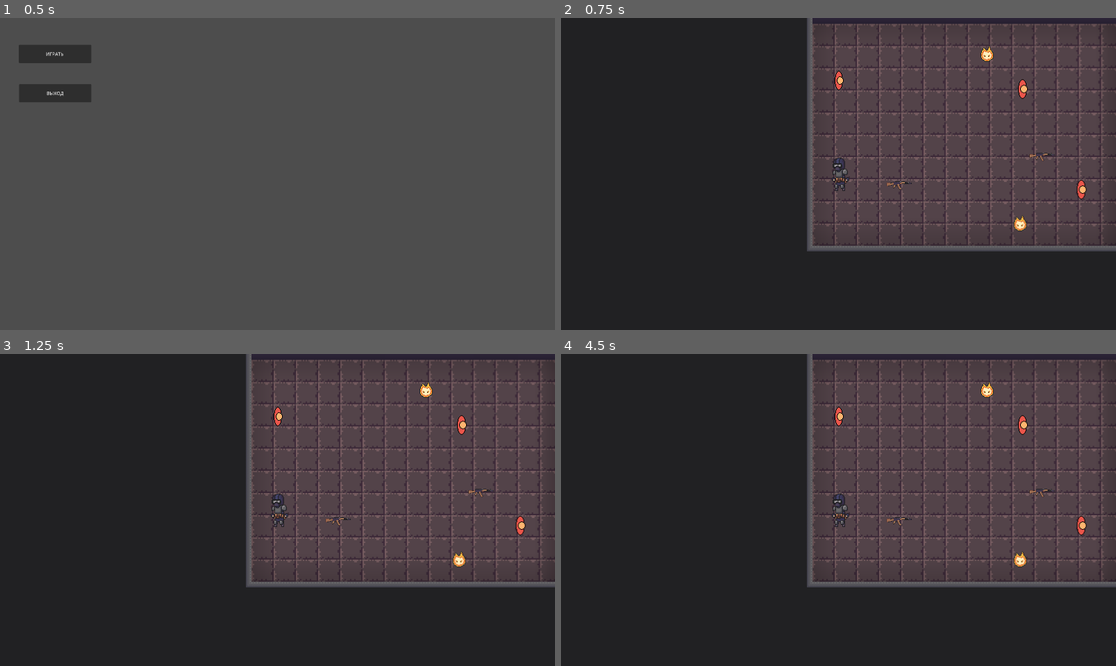
Above: before the commit, frames 1-4 (two rows, left to right).
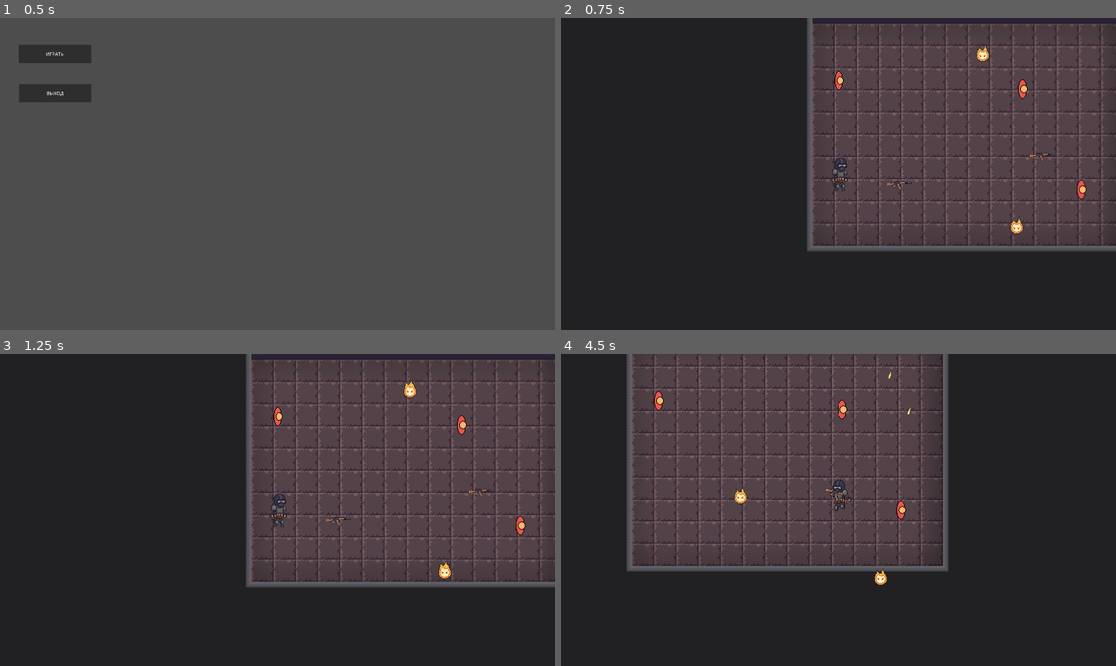
Above: after the commit, the same moments.

Repository: JaRiex11/thegame
Game: Godot game, scene res://scenes/MainMenu.tscn
Two runs of this game, one before a commit and one after it. Both use one fixed random seed, a clock stepped at 60 frames per second and the inputs below.
Inputs (mouse positions are in pixels of both pictures, inside the frame that each line leads up to):
- Up to frame 1 (0.5 s): no input
- Up to frame 2 (0.75 s): click "ИГРАТЬ" at 0.5 s
- Up to frame 3 (1.25 s): no input
- Up to frame 4 (4.5 s): move the mouse to (960, 494) at 1.27 s; press the mouse at (960, 494) at 1.28 s; hold D (right) 1.28-2.03 s; tap Space (jump) at 1.52, 2.27, 3.77 s; move the mouse to (727, 525) at 2.02 s; release the mouse at (727, 525) at 2.03 s; hold S (down) 2.03-2.78 s; click (727, 525) at 2.1 s; move the mouse to (894, 441) at 2.77 s; press the mouse at (894, 441) at 2.78 s; hold D (right) 2.78-3.53 s; move the mouse to (810, 572) at 3.52 s; release the mouse at (810, 572) at 3.53 s; hold W (up) 3.53-4.28 s; click (810, 572) at 3.6 s; move the mouse to (1005, 556) at 4.27 s; press the mouse at (1005, 556) at 4.28 s; hold A (left) from 4.28 s (still down)

Frame 1 is identical in both runs. In frame 2, 0.4% of the frame differs, in the area x 48-84%, y 8-70%; in frame 3, 0.5%; in frame 4, 51%, in the area x 11-100%, y 0-75%.
Error before the commit: Parse Error: Identifier "animation_player" not declared in the current scope. (res://scenes/based_scenes/unit.gd:48)

Commit message:
Мелкие баг-фиксы

Diff:
--- a/main_character.gd
+++ b/main_character.gd
@@ -5,7 +5,7 @@
 
 const Weapon = preload("res://scenes/based_scenes/weapon.gd")
 
-@export var SPEED = 400.0
+@export var SPEED := 400.0
 @export var max_health: int = 100
 
 # Переменная для хранения текущего направления (пригодится для idle)
@@ -22,9 +22,6 @@
 		$PlayerHurtbox.body_entered.connect(_on_body_entered_enemy_body)
 
 func _physics_process(delta):
-	#var mouse_pos = get_global_mouse_position()
-	#var look_dir = (mouse_pos - global_position).normalized()
-	#rotation = look_dir.angle()
 
 	var move_dir = Input.get_vector("left", "right", "up", "down")
 	velocity = move_dir * SPEED
--- a/scenes/MainCharacter.tscn
+++ b/scenes/MainCharacter.tscn
@@ -175,8 +175,6 @@
 [node name="MainCharacter" type="CharacterBody2D" groups=["player"]]
 collision_mask = 11
 script = ExtResource("1_ghikb")
-SPEED = null
-max_health = null
 
 [node name="CollisionShape2D2" type="CollisionShape2D" parent="."]
 position = Vector2(1, 0)
--- a/scenes/Tutorial.tscn
+++ b/scenes/Tutorial.tscn
@@ -53,6 +53,8 @@
 texture_filter = 1
 texture_repeat = 1
 position = Vector2(-309, 305)
+SPEED = 400.0
+max_health = 100
 
 [node name="PauseMenu" parent="." instance=ExtResource("4_u5f0c")]
 visible = false
--- a/scenes/based_scenes/enemy_ai.gd
+++ b/scenes/based_scenes/enemy_ai.gd
@@ -1,42 +1,132 @@
 extends Unit
-class_name EnemyAI
-
+class_name EnemyAI 	# Просто класс для записи логики интеллекта
+					# пока не знаю куда и как его приспособить
+
+@export var large_attack_dist := 100
+@export var small_attack_dist := 20
 #region Экспортируемые переменные
 @export_category("AI Settings")
 @export var patrol_speed := 80.0
-@export var chase_speed := 150.0
-@export var sight_range := 300.0
-@export var patrol_wait_time := 2.0
+@export var chase_speed := 280.0
+@export var sight_range := 800.0
+@export var patrol_wait_time := 1.0
 @export var search_duration := 5.0
+@export_category("Attack Settings")
+@export var dash_speed := 1000.0  # Скорость рывка
+@export var dash_duration := 0.3  # Длительность рывка
+@export var dash_cooldown := 2.0  # Перезарядка рывка
+@export var attack_duration := 0.5  # Длительность анимации атаки
 #endregion
 
 #region Внутренние переменные
-var current_target: Unit = null
+var current_target: CharacterBody2D = null
 var last_known_position: Vector2 = Vector2.ZERO
 var patrol_points: Array[Vector2] = []
 var current_patrol_index := 0
 var patrol_timer := 0.0
 var search_timer := 0.0
 var is_searching := false
+
+var is_dashing := false
+var dash_timer := 0.0
+var dash_cooldown_timer := 0.0
+var is_attacking := false
+var attack_timer := 0.0
 #endregion
 
 #region Основные функции
 func _ready() -> void:
 	super._ready()
+	add_to_group("hazards")
 	_generate_patrol_points(4)  # Генерация точек патрулирования
 	move_speed = patrol_speed
 
 func _physics_process(delta: float) -> void:
 	super._physics_process(delta)
 
-	if current_target:
-		_handle_chase_state(delta)
+	# Обновляем таймеры
+	_update_timers(delta)
+
+	# Логика состояний
+	if is_attacking:
+		_handle_attack_state(delta)
+	elif is_dashing:
+		_handle_dash_state(delta)
+	elif current_target:
+		_handle_combat_state(delta)
 	elif is_searching:
 		_handle_search_state(delta)
 	else:
 		_handle_patrol_state(delta)
 
+	move_and_slide()
 	_draw_debug()
+
+func _update_timers(delta: float) -> void:
+	if dash_cooldown_timer > 0:
+		dash_cooldown_timer -= delta
+	if is_dashing:
+		dash_timer -= delta
+		if dash_timer <= 0:
+			is_dashing = false
+			velocity = Vector2.ZERO
+	if is_attacking:
+		attack_timer -= delta
+		if attack_timer <= 0:
+			is_attacking = false
+
+func _handle_combat_state(delta: float) -> void:
+	if not _is_target_visible(current_target):
+		_lose_target()
+		return
+
+	var distance_to_target = global_position.distance_to(current_target.global_position)
+	last_known_position = current_target.global_position
+
+	# Логика атак
+	if distance_to_target <= small_attack_dist and not is_attacking and dash_cooldown_timer <= 0:
+		_start_melee_attack()
+	elif distance_to_target <= large_attack_dist and not is_dashing and dash_cooldown_timer <= 0:
+		_start_dash_attack()
+	else:
+		# Обычное преследование
+		velocity = (current_target.global_position - global_position).normalized() * chase_speed
+
+func _start_dash_attack() -> void:
+	is_dashing = true
+	dash_timer = dash_duration
+	dash_cooldown_timer = dash_cooldown
+
+	var direction = (current_target.global_position - global_position).normalized()
+	velocity = direction * dash_speed
+
+	# Можно добавить эффекты рывка
+	#$DashParticles.emitting = true
+
+func _handle_dash_state(delta: float) -> void:
+	# Плавное замедление рывка
+	velocity = velocity.move_toward(Vector2.ZERO, delta * dash_speed * 2.0)
+
+func _start_melee_attack() -> void:
+	is_attacking = true
+	attack_timer = attack_duration
+	velocity = Vector2.ZERO
+
+	# Определяем направление атаки
+	var attack_dir = sign(current_target.global_position.x - global_position.x)
+	if attack_dir > 0:
+		animated_sprite.play("attack_right")
+	else:
+		animated_sprite.play("attack_left")
+
+	# Наносим урон (можно через Area2D)
+	$Hitbox.disabled = false
+	await get_tree().create_timer(0.2).timeout  # Задержка перед уроном
+	$Hitbox.disabled = true
+
+func _handle_attack_state(delta: float) -> void:
+	# Персонаж стоит на месте во время атаки
+	velocity = Vector2.ZERO
 
 func _handle_patrol_state(delta: float) -> void:
 	if patrol_points.is_empty():
@@ -77,7 +167,7 @@
 #endregion
 
 #region Логика обнаружения
-func _is_target_visible(target: Unit) -> bool:
+func _is_target_visible(target: Node2D) -> bool:
 	if not target:
 		return false
 
--- a/scenes/based_scenes/unit.gd
+++ b/scenes/based_scenes/unit.gd
@@ -45,7 +45,6 @@
 #region Встроенные функции
 func _ready() -> void:
 	animated_sprite = $AnimatedSprite2D
-	animation_player = $AnimationPlayer
 	current_health = max_health
 	_initialize_components()
 	change_state(UNIT_STATE.IDLE)
--- a/scenes/weapons/ak_74.tscn
+++ b/scenes/weapons/ak_74.tscn
@@ -2,7 +2,7 @@
 
 [ext_resource type="PackedScene" uid="uid://busfdkt32lom" path="res://scenes/based_scenes/Weapon.tscn" id="1_eiecg"]
 [ext_resource type="Script" uid="uid://ch150ekqhqtwc" path="res://scenes/weapons/ak_74.gd" id="2_7g5m4"]
-[ext_resource type="PackedScene" uid="uid://tu8eg5q1275o" path="res://scenes/weapons/5_45_mm.tscn" id="3_8t5mj"]
+[ext_resource type="PackedScene" uid="uid://tu8eg5q1275o" path="res://scenes/weapons/Bullets/5_45_mm.tscn" id="3_8t5mj"]
 [ext_resource type="Texture2D" uid="uid://6kmg82a2alk1" path="res://img/sprite_list_1.png" id="4_8t5mj"]
 
 [sub_resource type="AtlasTexture" id="AtlasTexture_8t5mj"]
Renamed: scenes/weapons/5_45_mm.tscn -> scenes/weapons/Bullets/5_45_mm.tscn
